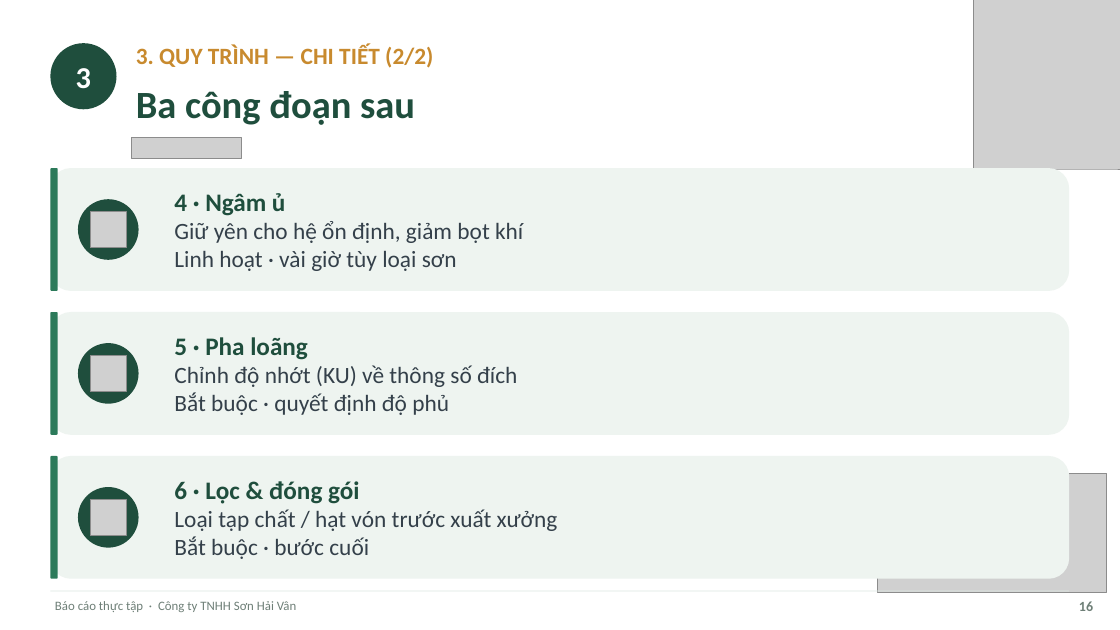
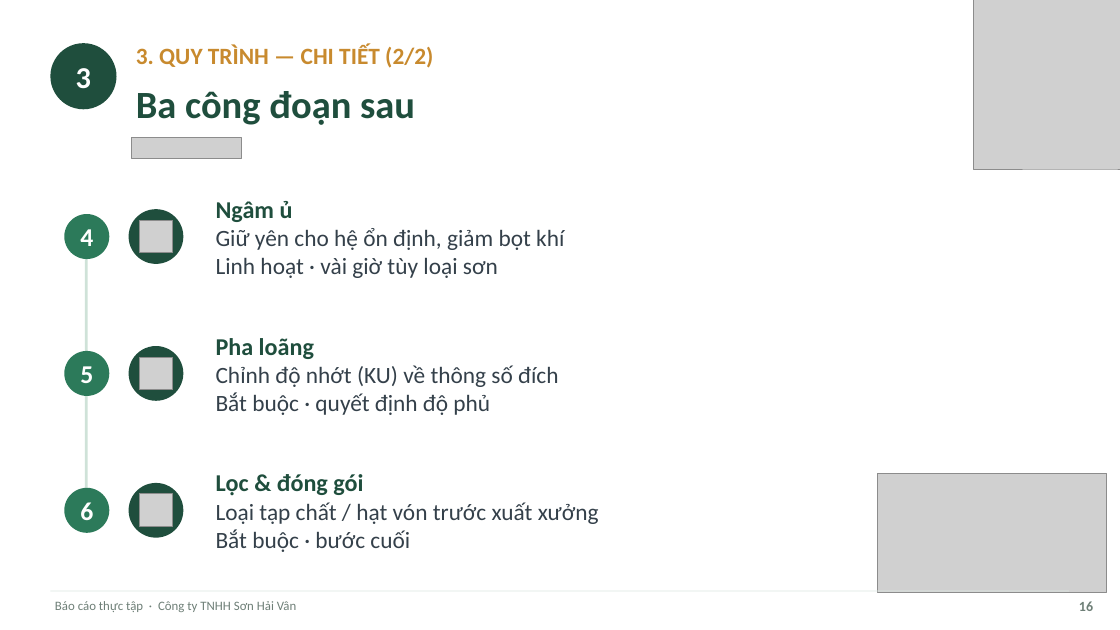
Before and after one commit to tranconcoder/pubic-resources, a slide deck: slide 16 of SuHeo/Báo cáo thực tập - Sơn Hải Vân.pptx. Drawn at 1120x630 pixels with LibreOffice and Linux fonts; fonts in the diff are those of the drawing; grey boxes stand for pictures. Boxes give left, top, right and bottom in pixels: in the first picture for what was removed or moved away, otherwise in the second. Text is boxed around its words. In the diff, an @@ line names an element or a change of style, - is before the commit and + after.

```diff
--- a/SuHeo/Báo cáo thực tập - Sơn Hải Vân.pptx
+++ b/SuHeo/Báo cáo thực tập - Sơn Hải Vân.pptx
@@ rounded rectangle removed at <box>50,168,1070,291</box> @@
@@ rounded rectangle removed at <box>50,168,58,291</box> @@
@@ text "Ngâm ủ": place and size @@
-text "Ngâm ủ" at <box>174,193,523,271</box>
+text "Ngâm ủ" at <box>216,201,564,278</box>
@@ ellipse: place and size @@
-ellipse at <box>78,199,139,260</box>
+ellipse at <box>129,209,183,264</box>
@@ text at <box>216,201,293,222</box>: text changed; size 21.6 to 20.8 pt @@
-4 · Ngâm ủ
+Ngâm ủ
@@ ellipse added at <box>65,214,110,260</box>, fill #2C7A5A, 22 pt, text #FFFFFF, bold @@
+4
@@ rectangle added at <box>85,237,87,511</box>, fill #CFE2D8 @@
@@ picture: place and size @@
-picture at <box>90,212,126,248</box>
+picture at <box>139,220,172,253</box>
@@ rounded rectangle removed at <box>50,312,1070,434</box> @@
@@ rounded rectangle removed at <box>50,312,58,434</box> @@
@@ text "Pha loãng": place and size @@
-text "Pha loãng" at <box>174,337,517,415</box>
+text "Pha loãng" at <box>216,338,558,415</box>
@@ ellipse added at <box>65,351,110,397</box>, fill #2C7A5A, 22 pt, text #FFFFFF, bold @@
+5
@@ ellipse: place and size @@
-ellipse at <box>78,343,139,403</box>
+ellipse at <box>129,346,183,401</box>
@@ picture: place and size @@
-picture at <box>90,355,126,392</box>
+picture at <box>139,357,172,390</box>
@@ text at <box>216,338,314,359</box>: text changed; size 21.6 to 20.8 pt @@
-5 · Pha loãng
+Pha loãng
@@ text "Lọc & đóng gói": place and size @@
-text "Lọc & đóng gói" at <box>174,481,558,559</box>
+text "Lọc & đóng gói" at <box>216,474,599,552</box>
@@ rounded rectangle removed at <box>50,456,1070,579</box> @@
@@ rounded rectangle removed at <box>50,456,58,579</box> @@
@@ text at <box>216,474,363,496</box>: text changed; size 21.6 to 20.8 pt @@
-6 · Lọc & đóng gói
+Lọc & đóng gói
@@ ellipse added at <box>65,488,110,534</box>, fill #2C7A5A, 22 pt, text #FFFFFF, bold @@
+6
@@ ellipse: place and size @@
-ellipse at <box>78,487,139,548</box>
+ellipse at <box>129,483,183,538</box>
@@ picture: place and size @@
-picture at <box>90,499,126,535</box>
+picture at <box>139,494,172,527</box>
```
Also in this commit, not shown: 16 other slides changed, 1 other file.
